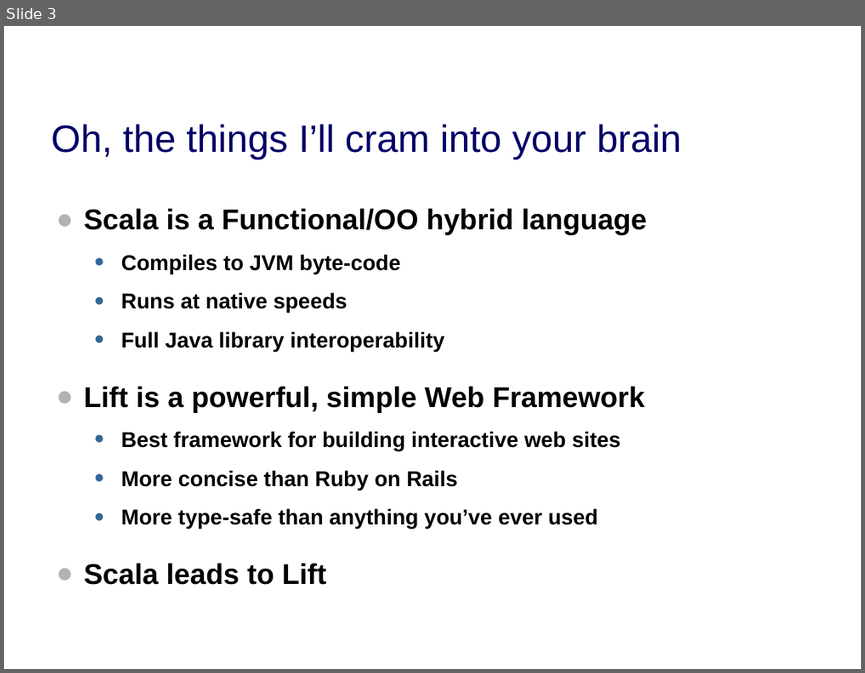
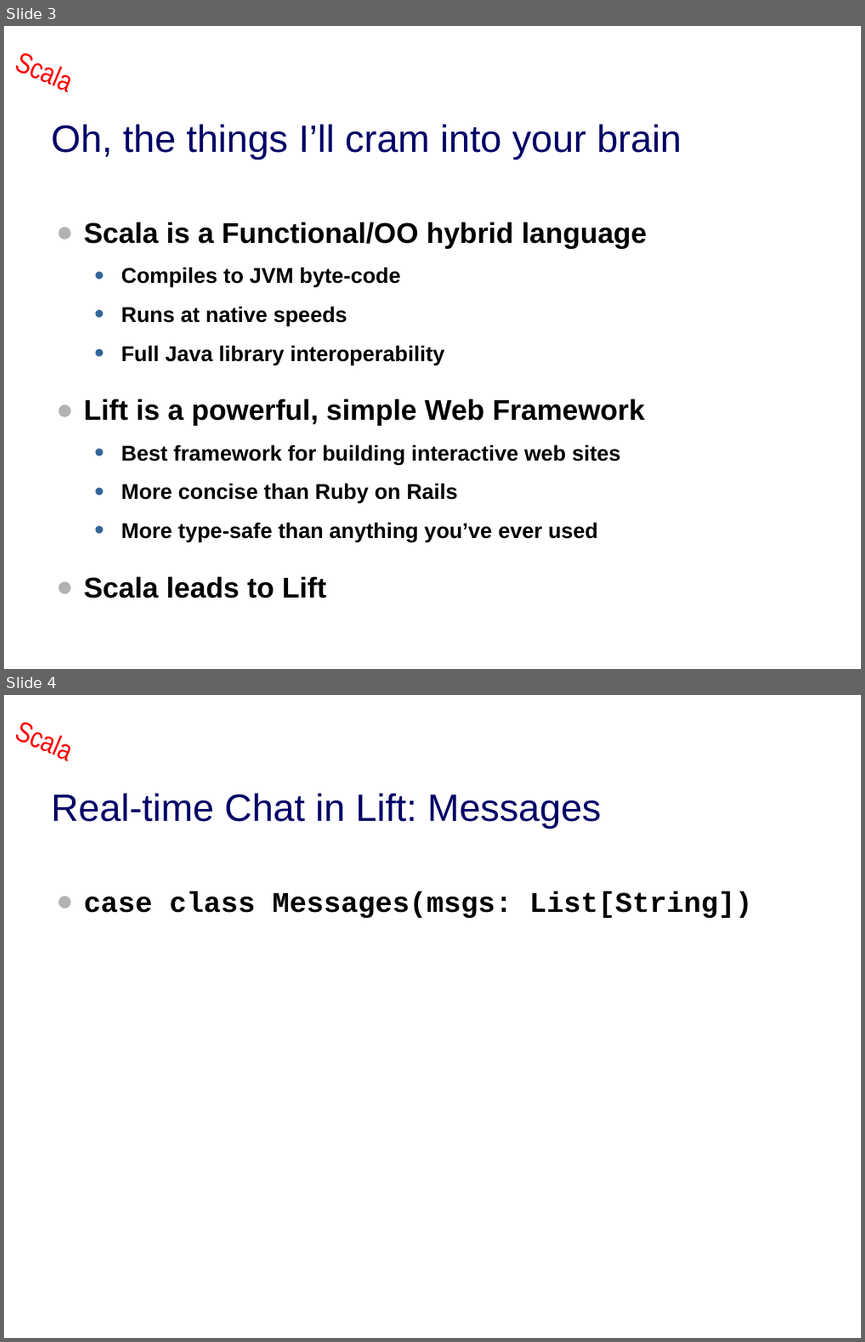
Before and after one commit to dpp/lift-samples, a slide deck: presentations/2009_dpp_qcon_tss/dpp_tss.ppt. Shown one above the other, each under a label of ours: slide 3 before the commit, slides 3 and 4 after it. The pictures are 865x673 and 865x1342 pixels, drawn with LibreOffice and Linux fonts; fonts in the diff are those of the drawing; background and template pictures are left out. Boxes give left, top, right and bottom in pixels: in the first picture for what was removed or moved away, otherwise in the second. Text is boxed around its words. In the diff, an @@ line names an element or a change of style, - is before the commit and + after.

```diff
--- a/presentations/2009_dpp_qcon_tss/dpp_tss.ppt
+++ b/presentations/2009_dpp_qcon_tss/dpp_tss.ppt
@@ slide 4 added at (x1=4, y1=695, x2=861, y2=1338), background picture (left out); not listed: 1 template element that a slide beside it also shows @@
@@ title added at (x1=51, y1=793, x2=601, y2=828), 32 pt, text #000066 @@
+Real-time Chat in Lift: Messages
@@ text added at (x1=84, y1=891, x2=752, y2=918), 24 pt, text #000000, bold @@
+● case class Messages(msgs: List[String])
@@ slide 3 changed as well @@
@@ text added at (x1=6, y1=26, x2=93, y2=103), 24 pt, text #FF0000 @@
+Scala
@@ text "Scala is a Functional/OO hybrid ..." moved from (x1=84, y1=208, x2=647, y2=584) to (x1=84, y1=222, x2=647, y2=598) @@
```
Also in this commit, not shown: 3 other slides changed, 11 other slides added, 2 slides removed.
